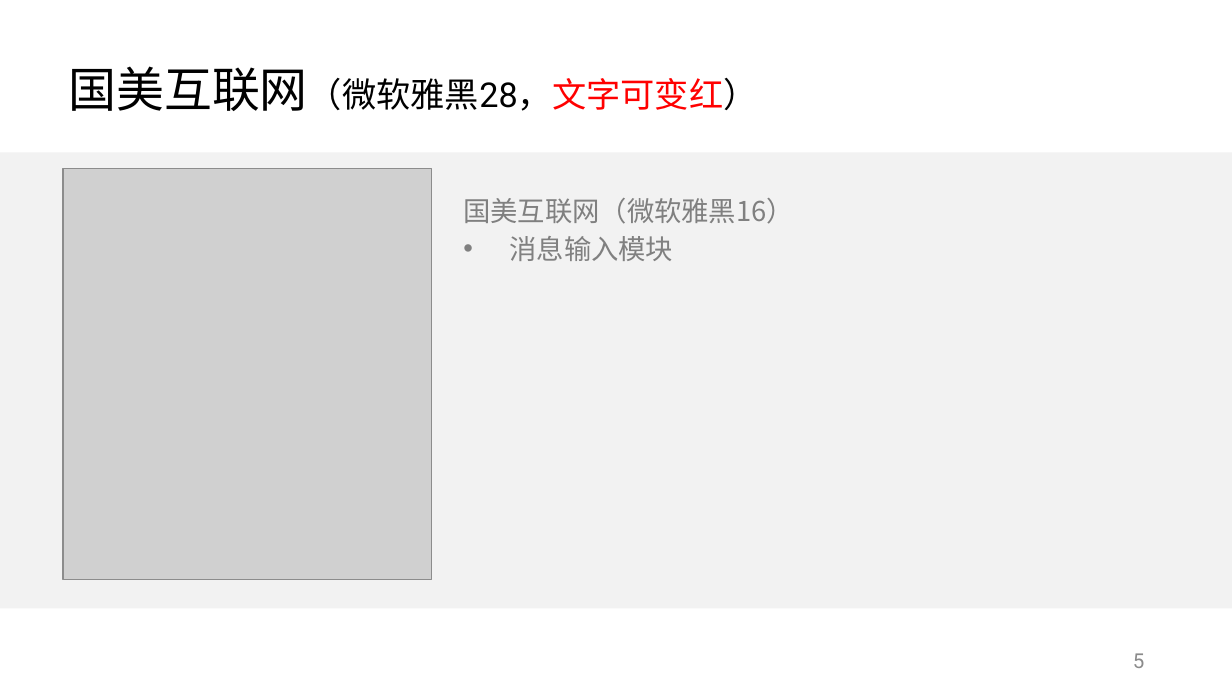
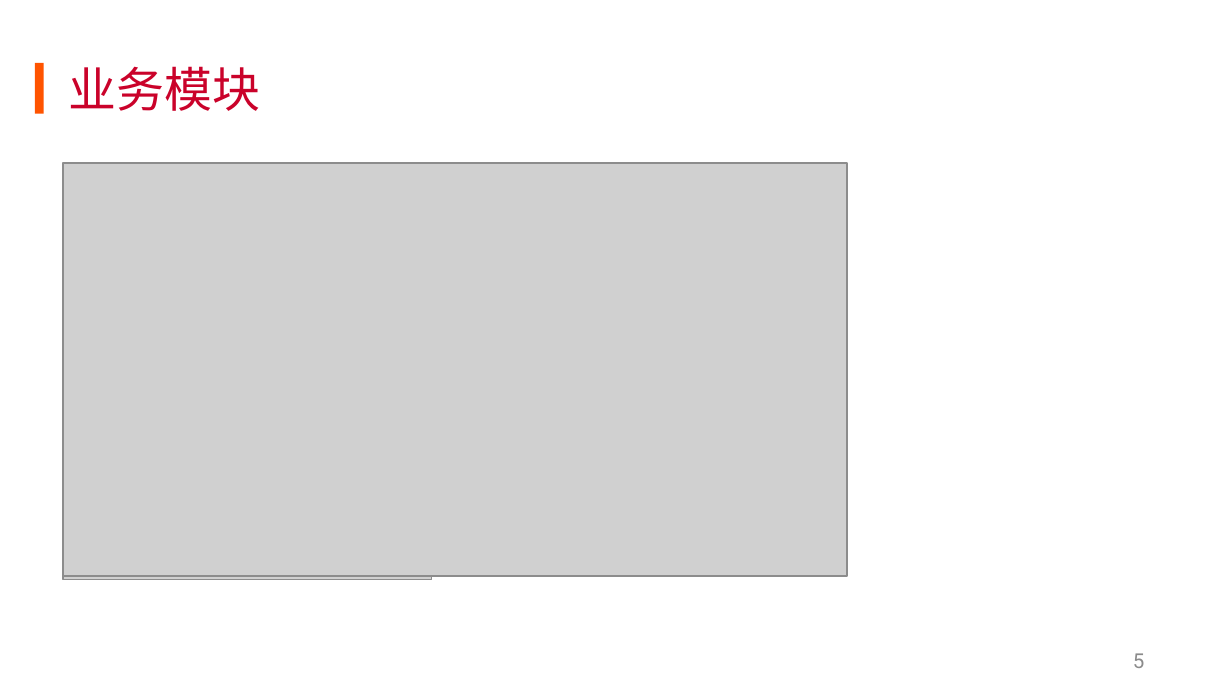
Before and after one commit to KuiShang/skilTree, a slide deck: slide 6 of 国美互联网PPT答辩模版.pptx. Drawn at 1232x693 pixels with LibreOffice and Linux fonts; fonts in the diff are those of the drawing; grey boxes stand for pictures; background and template pictures are left out. Boxes give left, top, right and bottom in pixels: in the first picture for what was removed or moved away, otherwise in the second. Text is boxed around its words. In the diff, an @@ line names an element or a change of style, - is before the commit and + after.

```diff
--- a/国美互联网PPT答辩模版.pptx
+++ b/国美互联网PPT答辩模版.pptx
@@ rectangle added at (34, 63, 43, 113), fill #FF5400 @@
@@ title at (69, 66, 260, 111): text changed; size 20 to 28 pt; text colour #000000 to #CA022A @@
-国美互联网（微软雅黑28，文字可变红）
+业务模块
@@ rectangle removed at (0, 153, 1232, 609) @@
@@ rectangle added at (0, 153, 1232, 609), fill #FFFFFF @@
@@ picture added at (63, 163, 846, 575) @@
```
Also in this commit, not shown: 7 other slides changed, 7 slides added, 3 slides removed, 23 other files.
